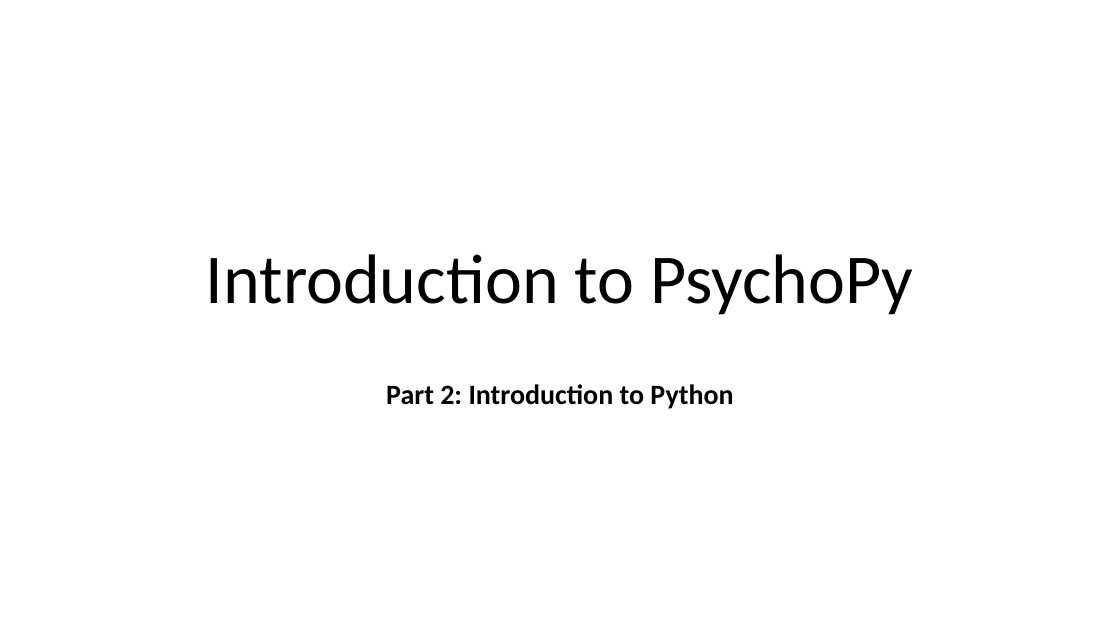
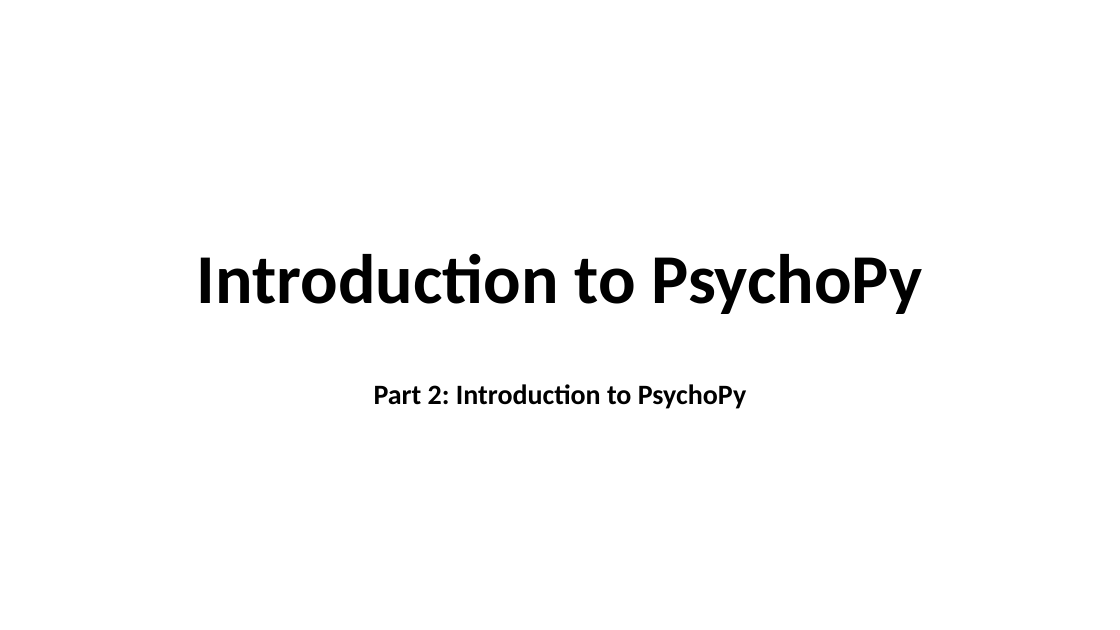
Before and after one commit to caggursoy/PsychoPy-Intro-Course, a slide deck: slide 1 of intro-psychopy/part2.pptx. Drawn at 1120x630 pixels with LibreOffice and Linux fonts; fonts in the diff are those of the drawing. Boxes give left, top, right and bottom in pixels: in the first picture for what was removed or moved away, otherwise in the second. Text is boxed around its words. In the diff, an @@ line names an element or a change of style, - is before the commit and + after.

Commit message:
Small changes in the readme and presentation part2

```diff
--- a/intro-psychopy/part2.pptx
+++ b/intro-psychopy/part2.pptx
@@ title "Introduction to PsychoPy" at [197,253,923,314]: bold on @@
@@ subtitle at [374,384,746,409]: text changed @@
-Part 2: Introduction to Python
+Part 2: Introduction to PsychoPy
```
Also in this commit, not shown: 18 other slides changed, 1 other file.
